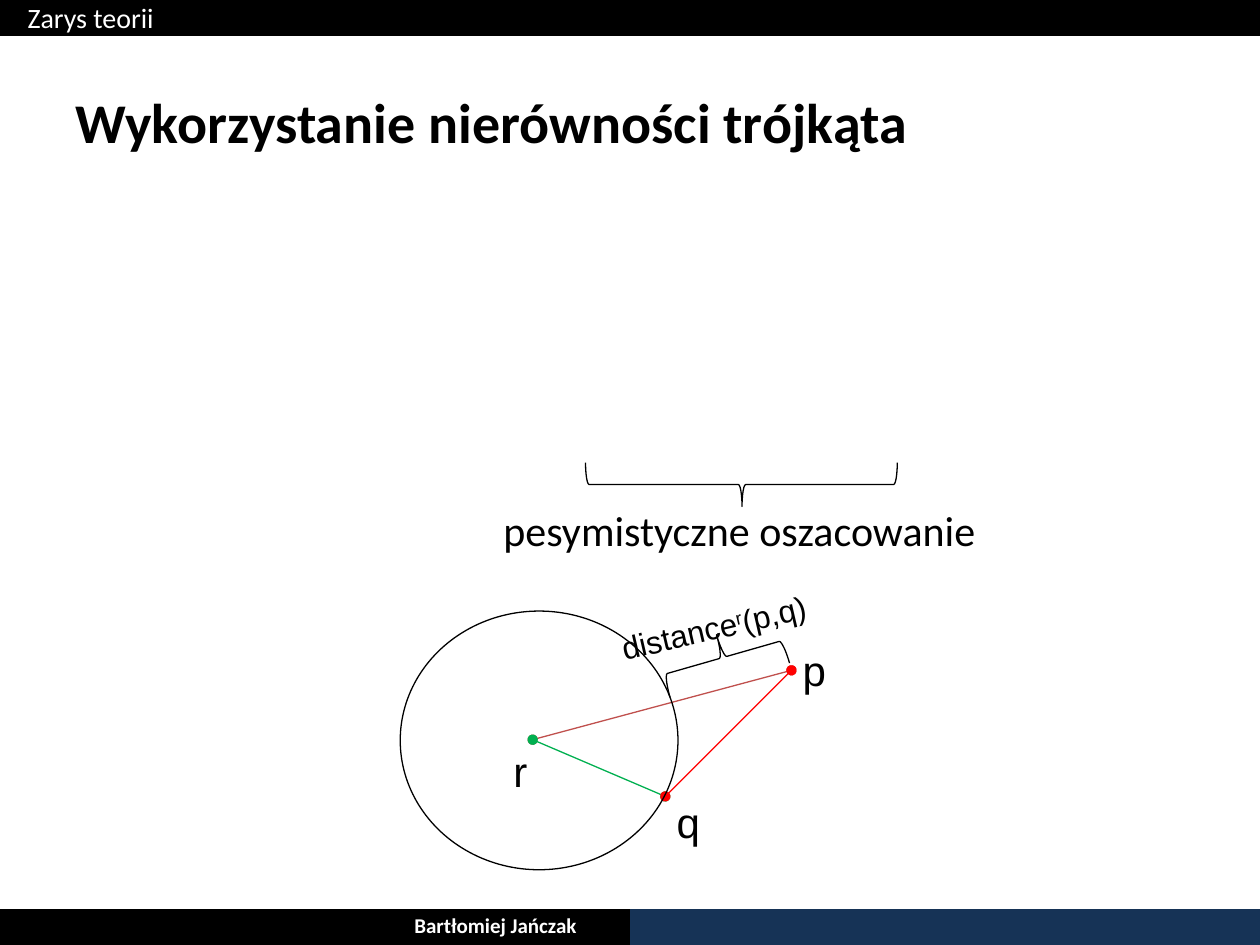
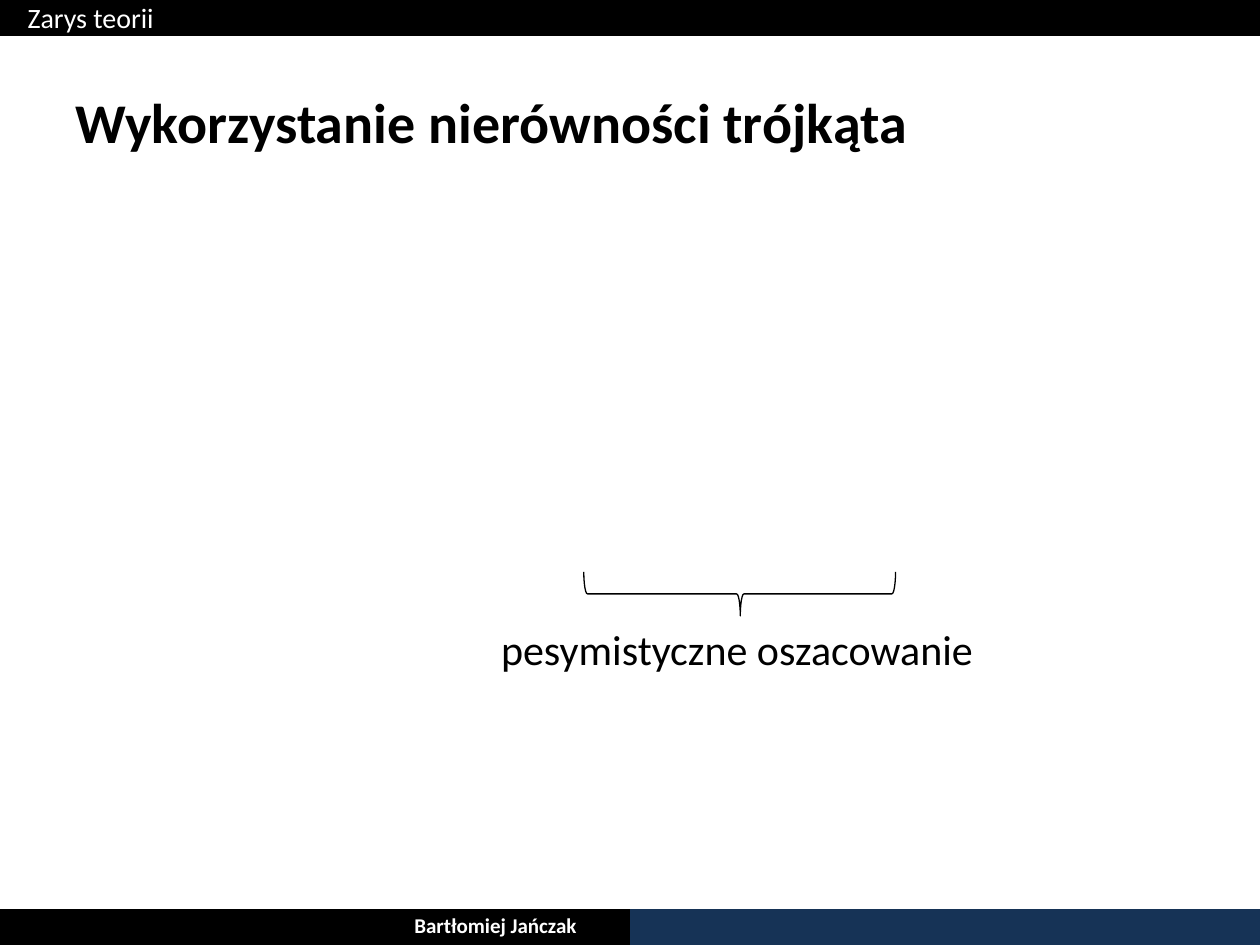
Before and after one commit to bjanczak/mgr, a slide deck: slide 6 of documents/prezentacja/Bartlomiej_Janczak_22_06_2013.pptx. Drawn at 1260x945 pixels with LibreOffice and Linux fonts; fonts in the diff are those of the drawing; grey boxes stand for pictures. Boxes give left, top, right and bottom in pixels: in the first picture for what was removed or moved away, otherwise in the second. Text is boxed around its words. In the diff, an @@ line names an element or a change of style, - is before the commit and + after.

```diff
--- a/documents/prezentacja/Bartlomiej_Janczak_22_06_2013.pptx
+++ b/documents/prezentacja/Bartlomiej_Janczak_22_06_2013.pptx
@@ left brace: place and size @@
-left brace at (586,462,897,507)
+left brace at (585,572,896,616)
@@ group removed at (401,597,826,869): 3 double arrows, 2 texts, 1 ellipse, 1 left brace @@
-p
-r
-q
-distancer(p,q)
@@ text "pesymistyczne oszacowanie": place and size @@
-text "pesymistyczne oszacowanie" at (503,517,975,553)
+text "pesymistyczne oszacowanie" at (501,636,973,672)
```
Also in this commit, not shown: 6 other slides changed, 4 slides added, 1 slide removed.
